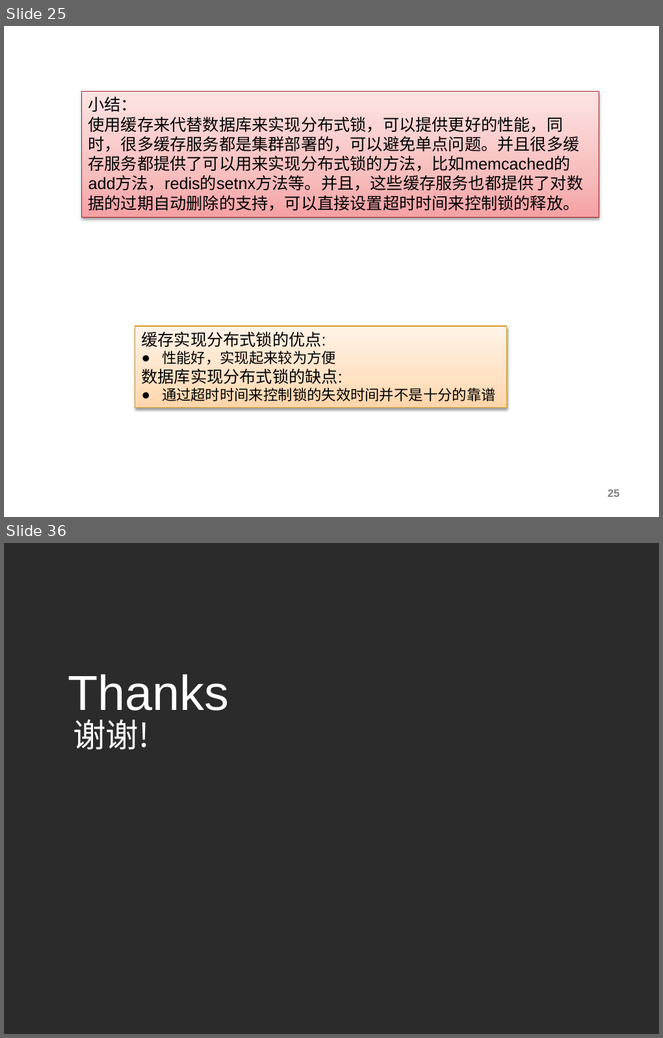
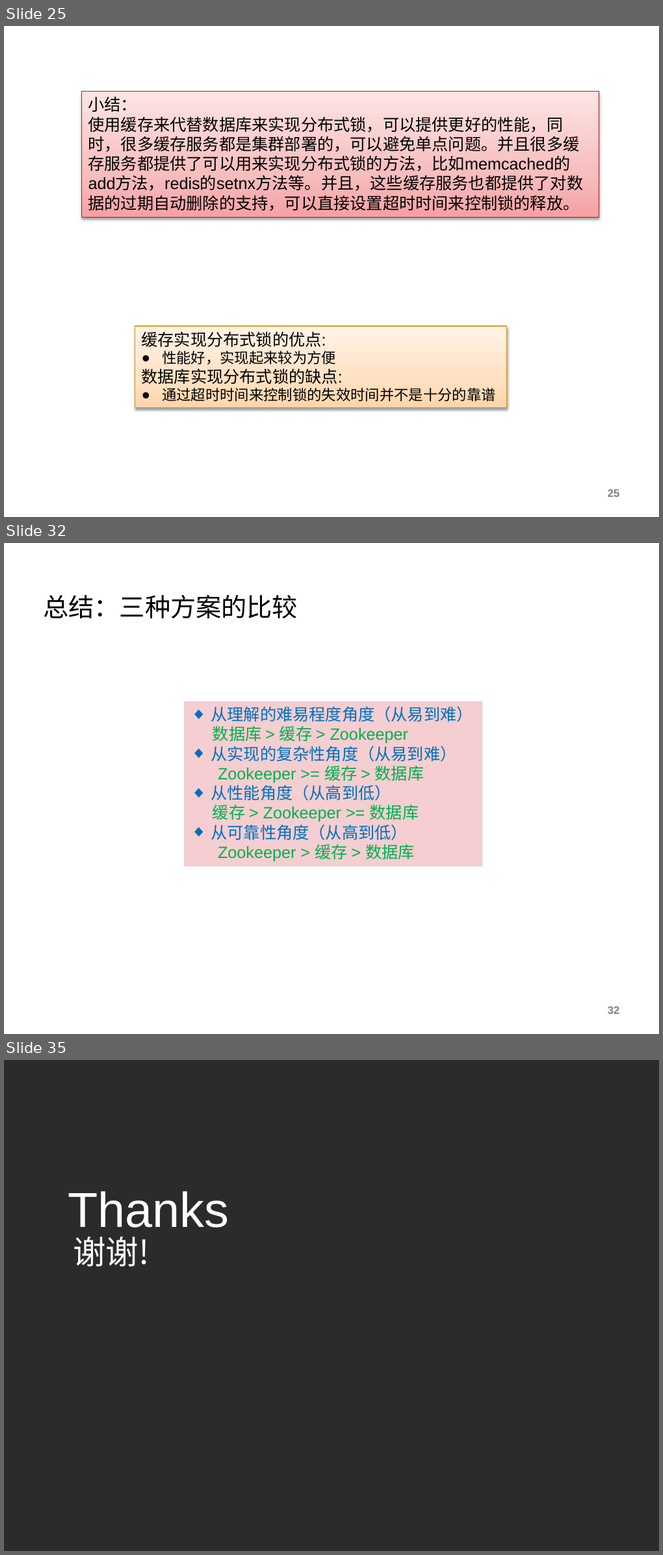
Before and after one commit to charlesmao/document, a slide deck: 分布式锁的三种实现方式-20180419.pptx. Shown one above the other, each under a label of ours: slides 25 and 36 before the commit, slides 25, 32 and 35 after it; the slides between them are not shown. The pictures are 663x1038 and 663x1555 pixels, drawn with LibreOffice and Linux fonts; fonts in the diff are those of the drawing; background and template pictures are left out; a plain dark background stands for a picture behind light text. Boxes give left, top, right and bottom in pixels: in the first picture for what was removed or moved away, otherwise in the second. Text is boxed around its words. In the diff, an @@ line names an element or a change of style, - is before the commit and + after.

```diff
--- a/分布式锁的三种实现方式-20180419.pptx
+++ b/分布式锁的三种实现方式-20180419.pptx
@@ slide 32 added at <box>4,543,659,1034</box>, background #FFFFFF @@
@@ title added at <box>43,595,297,618</box>, 28 pt, text #000000 @@
+总结：三种方案的比较
@@ rectangle added at <box>184,702,483,867</box>, fill #F4CED0, 18 pt, text #00B050 @@
+◆ 从理解的难易程度角度（从易到难）
+数据库 > 缓存 > Zookeeper
+◆ 从实现的复杂性角度（从易到难）
+Zookeeper >= 缓存 > 数据库
+◆ 从性能角度（从高到低）
+缓存 > Zookeeper >= 数据库
+◆ 从可靠性角度（从高到低）
+Zookeeper > 缓存 > 数据库
@@ page number added at <box>608,1006,620,1014</box>, 12 pt, text #808080, bold @@
+32
@@ what was slide 36 is now slide 35 @@
```
Also in this commit, not shown: 12 slides changed, 8 other slides added, 10 slides removed.
